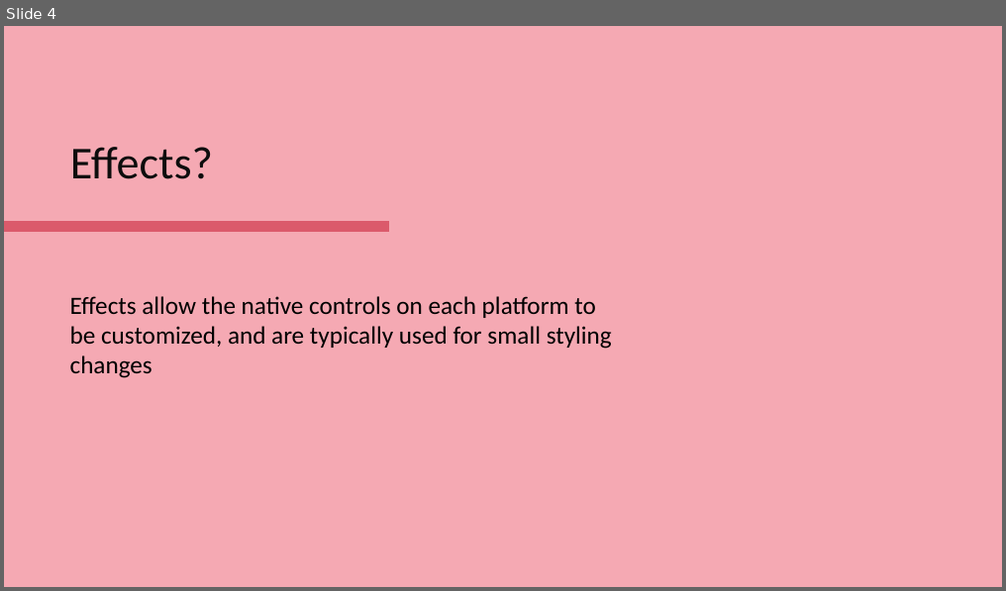
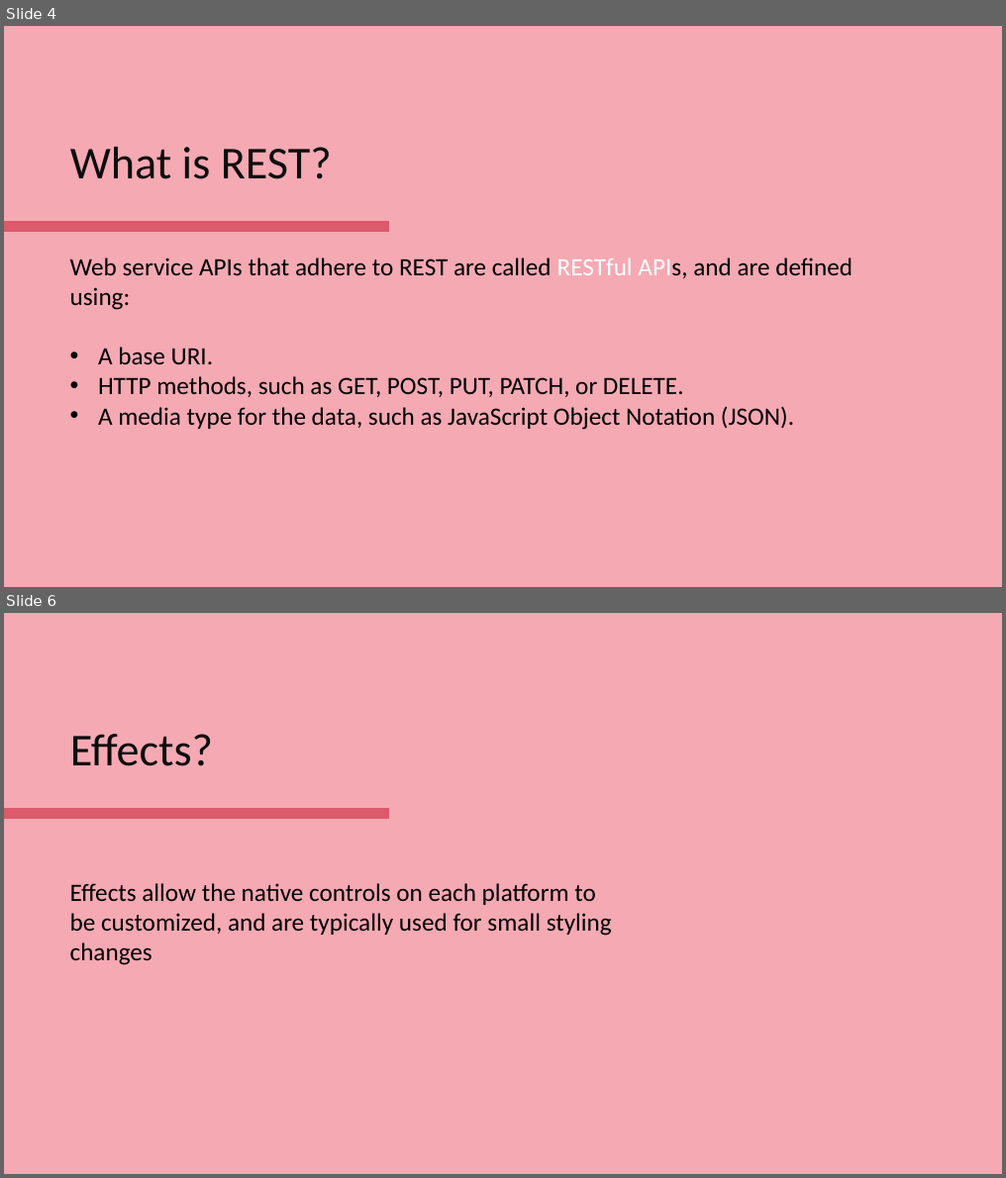
Before and after one commit to HopePH/Playground, a slide deck: PPT/WorkShop/REST Service.pptx. Shown one above the other, each under a label of ours: slide 4 before the commit, slides 4 and 6 after it; the slides between them are not shown. The pictures are 1006x591 and 1006x1178 pixels, drawn with LibreOffice and Linux fonts; fonts in the diff are those of the drawing. Boxes give left, top, right and bottom in pixels: in the first picture for what was removed or moved away, otherwise in the second. Text is boxed around its words. In the diff, an @@ line names an element or a change of style, - is before the commit and + after.

```diff
--- a/PPT/WorkShop/REST Service.pptx
+++ b/PPT/WorkShop/REST Service.pptx
@@ slide 4 added at box(4, 26, 1002, 587), background #F5A9B3 @@
@@ title added at box(70, 147, 332, 179), 44 pt, text #0D0D0D @@
+What is REST?
@@ line added from (4, 227) to (389, 227), #DB5A6B 10 pt @@
@@ text added at box(70, 258, 852, 430), 24 pt, text #000000 @@
+Web service APIs that adhere to REST are called RESTful APIs, and are defined using:
+• A base URI.
+• HTTP methods, such as GET, POST, PUT, PATCH, or DELETE.
+• A media type for the data, such as JavaScript Object Notation (JSON).
@@ what was slide 4 is now slide 6 @@
```
Also in this commit, not shown: 1 slide changed, 3 other slides added, 2 slides removed.
